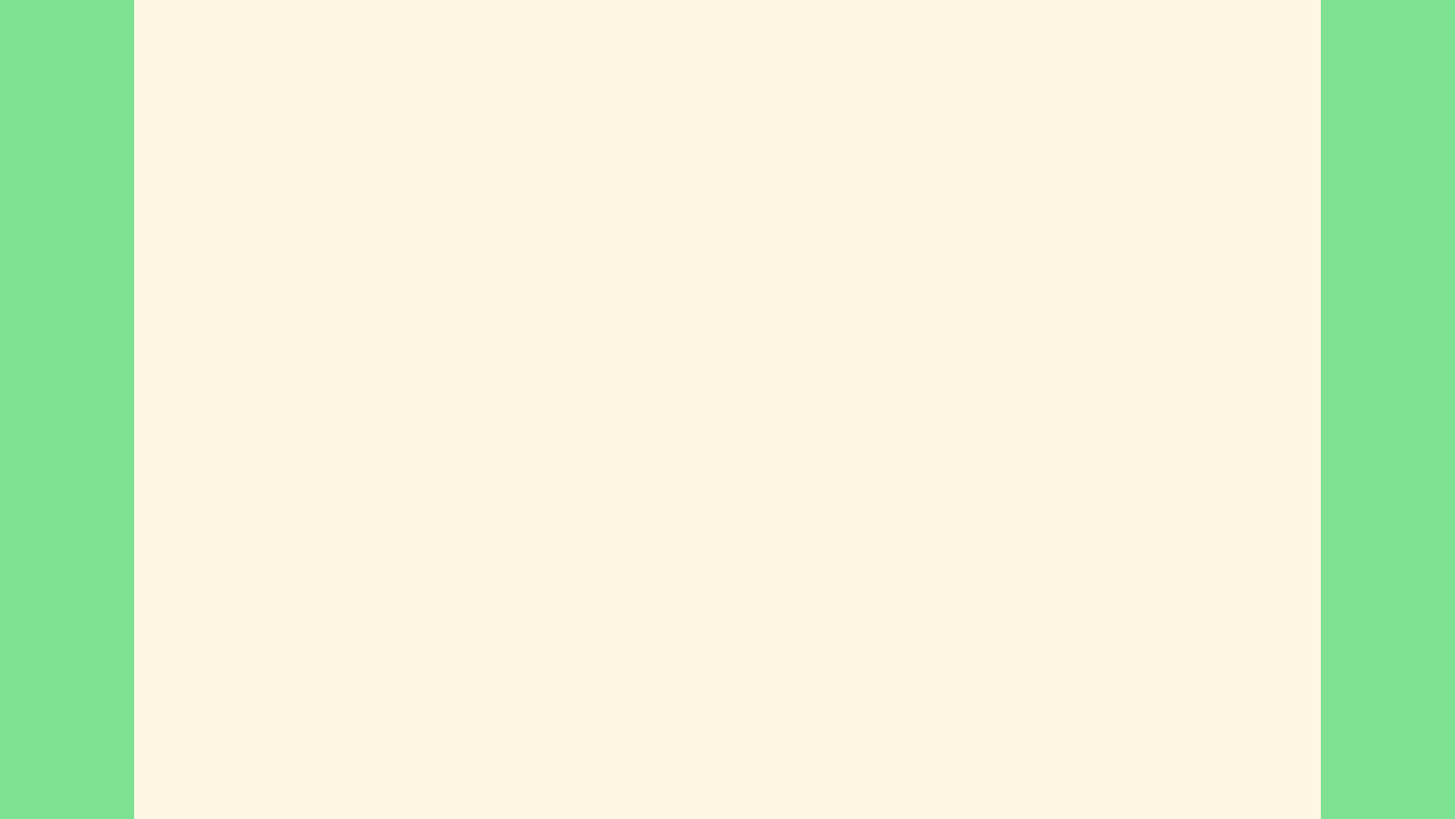
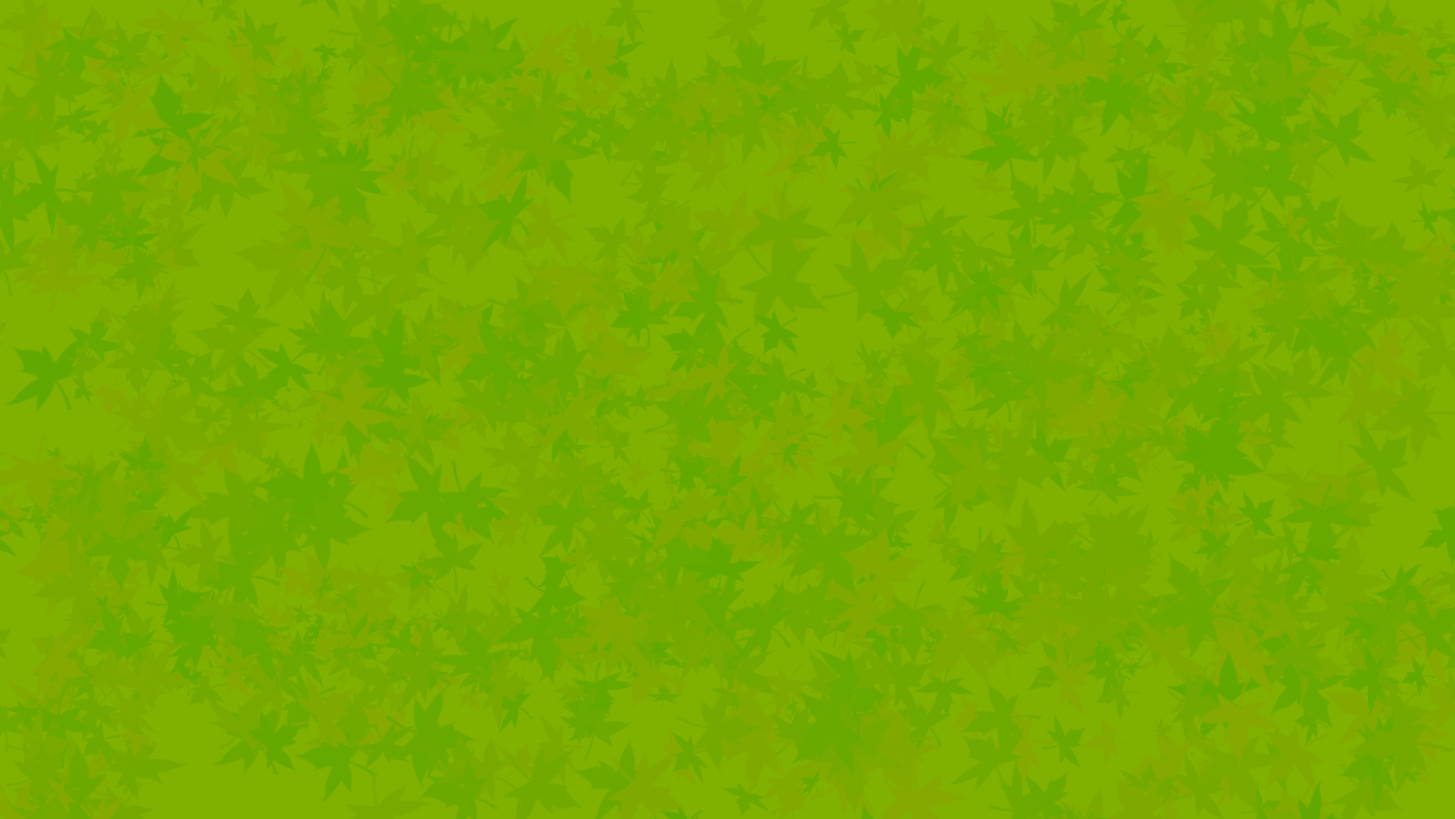
Two versions of the same layered image (w=1455, h=819). Layer-by-layer changes:
removed layer "Layer 2 copy" over [1321, 0, 1455, 819]
removed layer "Layer 2" over [0, 0, 135, 819]
removed layer "Layer 0" over [0, 0, 1455, 819]
added layer "Layer 5" (32%) above "Layer 3" over [0, 0, 1455, 819]
added layer "Layer 3" over [0, 0, 1455, 819]
